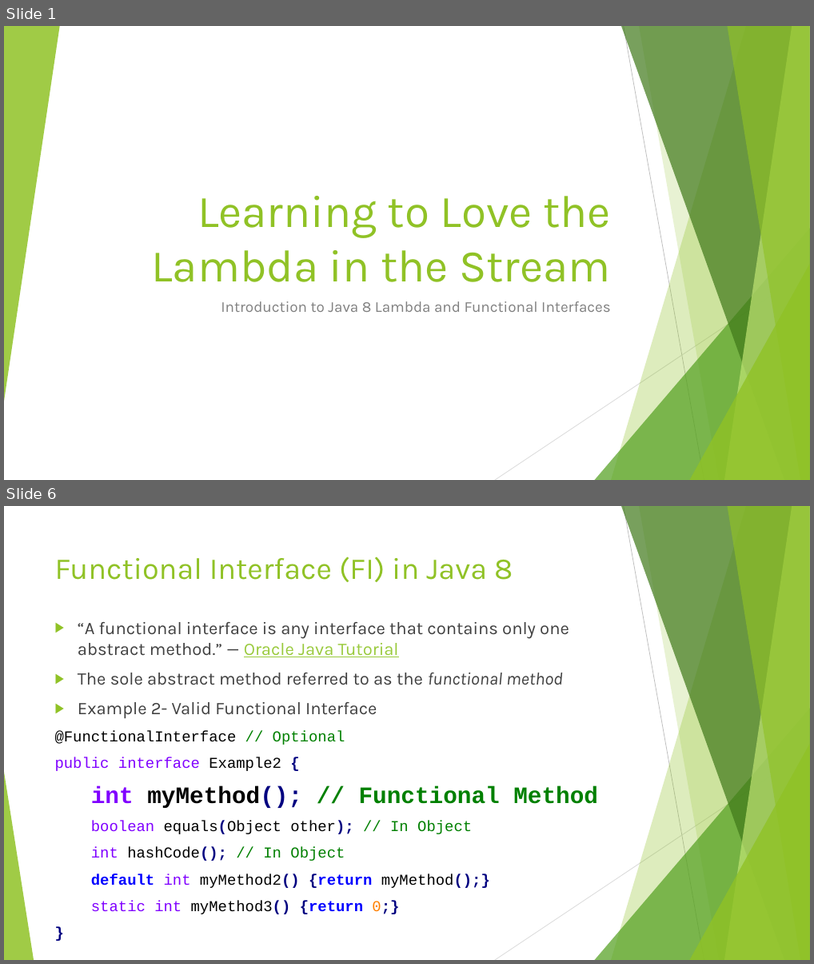
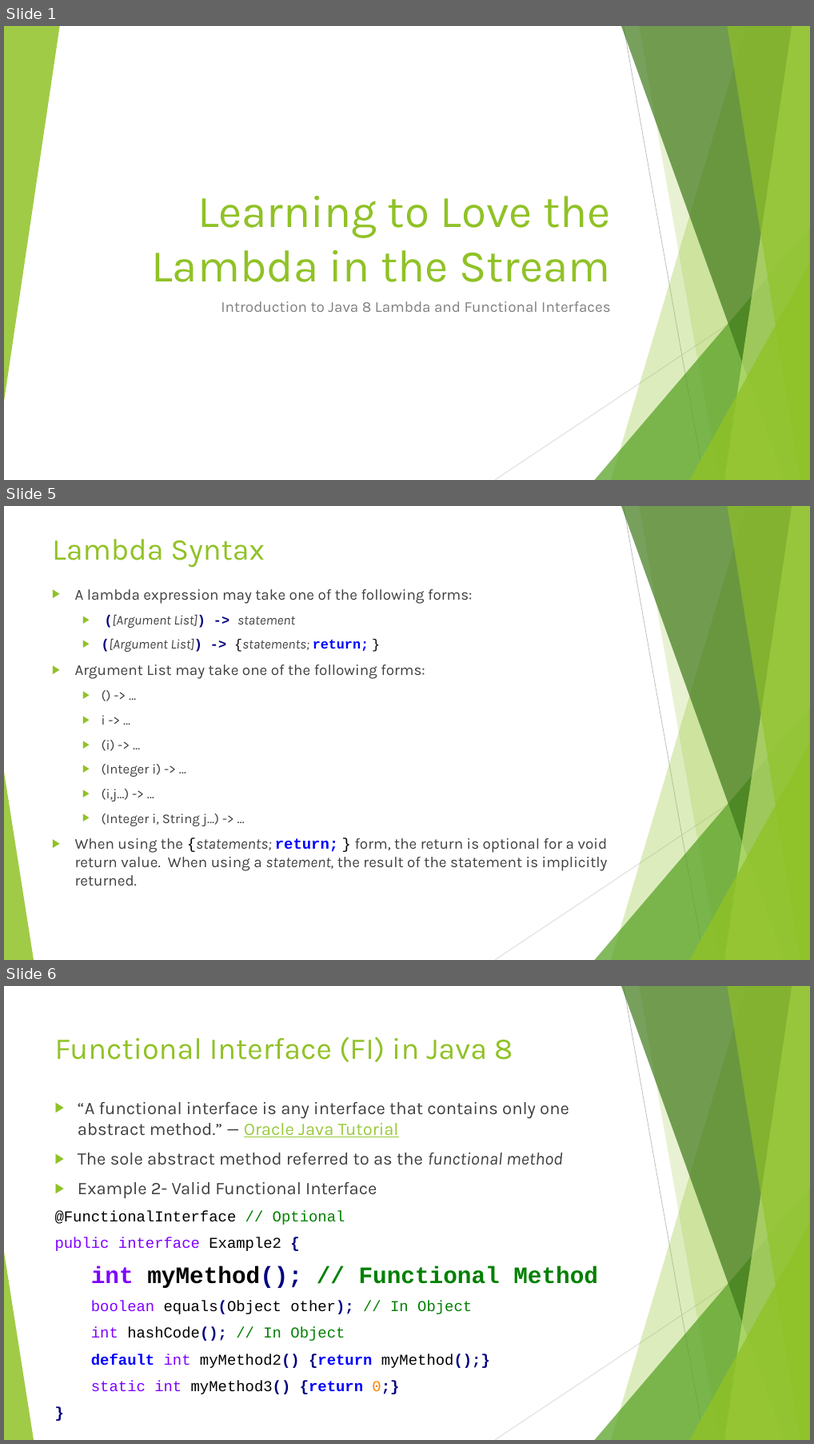
Before and after one commit to RichardRoda/2017-CodePaLOUsa-Lambda, a slide deck: Learning to Love the Lambda in the Stream.pptx. Shown one above the other, each under a label of ours: slides 1 and 6 before the commit, slides 1, 5 and 6 after it; the slides between them are not shown. The pictures are 814x964 and 814x1444 pixels, drawn with LibreOffice and Linux fonts; fonts in the diff are those of the drawing. Boxes give left, top, right and bottom in pixels: in the first picture for what was removed or moved away, otherwise in the second. Text is boxed around its words. In the diff, an @@ line names an element or a change of style, - is before the commit and + after.

```diff
--- a/Learning to Love the Lambda in the Stream.pptx
+++ b/Learning to Love the Lambda in the Stream.pptx
@@ slide 5 added at bbox=[4, 506, 810, 960], background #FFFFFF; not listed: 10 template elements that a slide beside it also shows @@
@@ title added at bbox=[52, 539, 265, 567], 36 pt, text #90C226 @@
+Lambda Syntax
@@ text added at bbox=[75, 589, 608, 885], 18 pt, text #404040 @@
+▶ A lambda expression may take one of the following forms:
+  ▶ ([Argument List]) -> statement
+  ▶ ([Argument List]) -> {statements; return; }
+▶ Argument List may take one of the following forms:
+  ▶ () -> …
+  ▶ i -> …
+  ▶ (i) -> …
+  ▶ (Integer i) -> …
+  ▶ (i,j…) -> …
+  ▶ (Integer i, String j…) -> …
+▶ When using the {statements; return; } form, the return is optional for a void return value. When using a statement, the result of the statement is implicitly returned.
```
Also in this commit, not shown: 7 slides changed, 6 other slides added, 2 other files.
